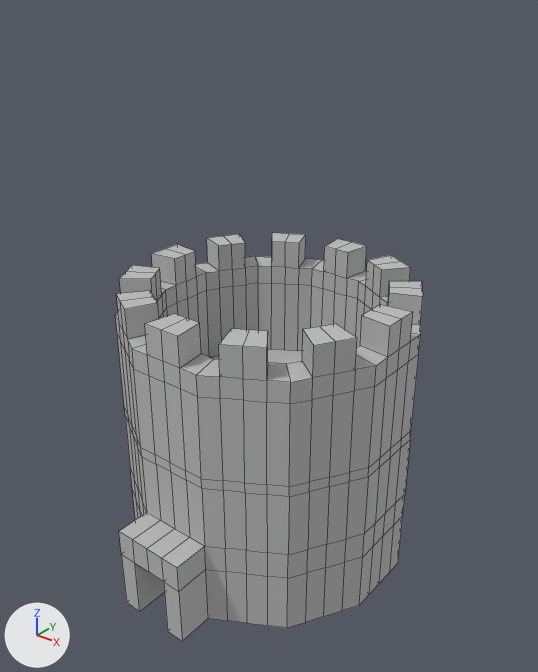
Before and after pictures for a commit that changed the FBX model Assets/Models/Wizard's Tower/WizTower.fbx.
Before and after are seen from a 50 mm lens placed at (0.805, -1.01, 1.085), pointed at (0.023, -0.031, 0.478). Arrows for +X, +Y and +Z are at lower left; the lights stay in place. Mesh edges are drawn as thin lines. Where no turn or scale is listed for an object, it has been applied to the vertices.

The scene before the commit, as lines of its bpy script (objects in view):
```python
me_mesh_001 = bpy.data.meshes.new('Mesh.001')
me_mesh_001.from_pydata(...)  # a 12-sided cylinder along z spanning x -0.227..0.227, y -0.227..0.227, z 0.3..0.32
me_mesh_001.materials.append(mat_wiztower_mat)  # grey #bcbcbc
me_mesh_002 = bpy.data.meshes.new('Mesh.002')
me_mesh_002.from_pydata(...)  # 708 vertices, 708 faces; spans x -0.278..0.278, y -0.347..0.278, z 0.0..0.575
me_mesh_002.materials.append(mat_wiztower_mat)  # grey #bcbcbc
ob_wiztower_outerwall = bpy.data.objects.new('WizTower_OuterWall', me_mesh_002)
ob_wiztower_outerwall.location = (0.0, 0.0, 0.0)
ob_wiztower_secondfloorceiling = bpy.data.objects.new('WizTower_SecondFloorCeiling', me_mesh_001)
ob_wiztower_secondfloorceiling.location = (0.0, 0.0, 0.0)
```
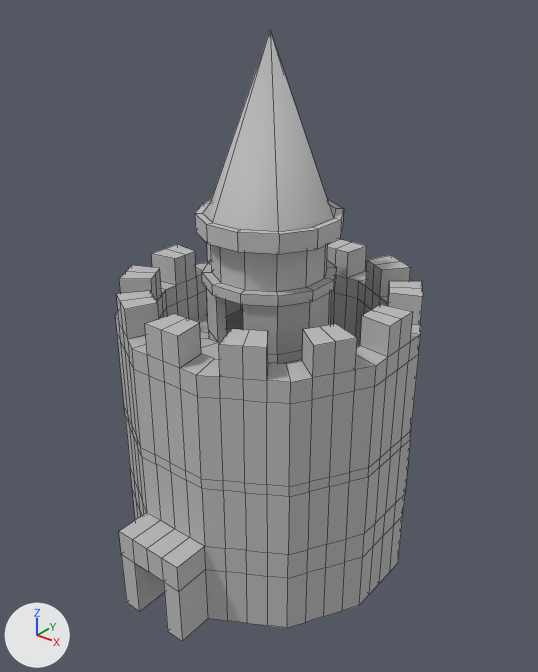
Changed parts and their boxes [x1, y1, x2, y2] in the pictures (538 x 672 px):
'WizTower_Roof', added
    after: [195, 32, 344, 307]
'WizTower_SecondFloorDimensions', added
    after: [192, 289, 332, 364]
'WizTower_SecondFloorCeiling', reshaped (not visible afterwards)
    before: [211, 349, 302, 364]

Diff of the bpy script that builds the scene:
```diff
--- a/Assets/Models/Wizard's Tower/WizTower.fbx.py
+++ b/Assets/Models/Wizard's Tower/WizTower.fbx.py
@@ me_mesh_001 @@
 # used by ob_wiztower_secondfloorceiling; location = (0.0, 0.0, 0.0)
-me_mesh_001.from_pydata(...)  # 26 vertices, 36 faces; spans x -0.227..0.227, y -0.227..0.227, z 0.3..0.32
+me_mesh_001.from_pydata(...)  # 50 vertices, 48 faces; spans x -0.227..0.227, y -0.227..0.227, z 0.3..0.32
+# me_mesh_001 part 1
+# 24 faces are deleted
+# 24 vertices are added at x -0.057..0.057, y -0.057..0.057, z 0.3..0.32
+# 36 new faces join them
 me_mesh_001.materials.append(mat_wiztower_mat)
@@ me_mesh_004 @@
+me_mesh_004.from_pydata(...)  # 98 vertices, 96 faces; spans x -0.128..0.128, y -0.128..0.128, z 0.575..1.004
+me_mesh_004.materials.append(mat_wiztower_mat)  # grey #bcbcbc
@@ me_mesh_003 @@
+me_mesh_003.from_pydata(...)  # 244 vertices, 250 faces; spans x -0.23..0.218, y -0.235..0.23, z 0.32..0.575
+me_mesh_003.materials.append(mat_wiztower_mat)  # grey #bcbcbc
@@ ob_wiztower_roof @@
+ob_wiztower_roof = bpy.data.objects.new('WizTower_Roof', me_mesh_004)
+ob_wiztower_roof.location = (0.0, 0.0, 0.0)
@@ ob_wiztower_secondfloordimensions @@
+ob_wiztower_secondfloordimensions = bpy.data.objects.new('WizTower_SecondFloorDimensions', me_mesh_003)
+ob_wiztower_secondfloordimensions.location = (0.0, 0.0, 0.0)
```
